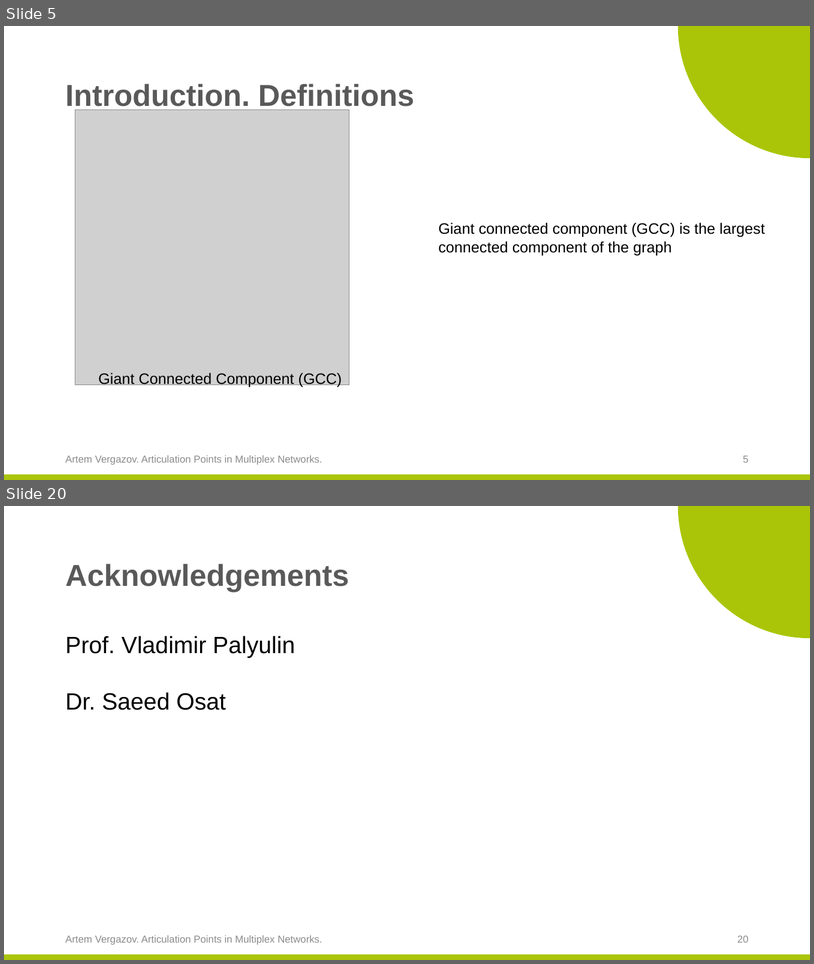
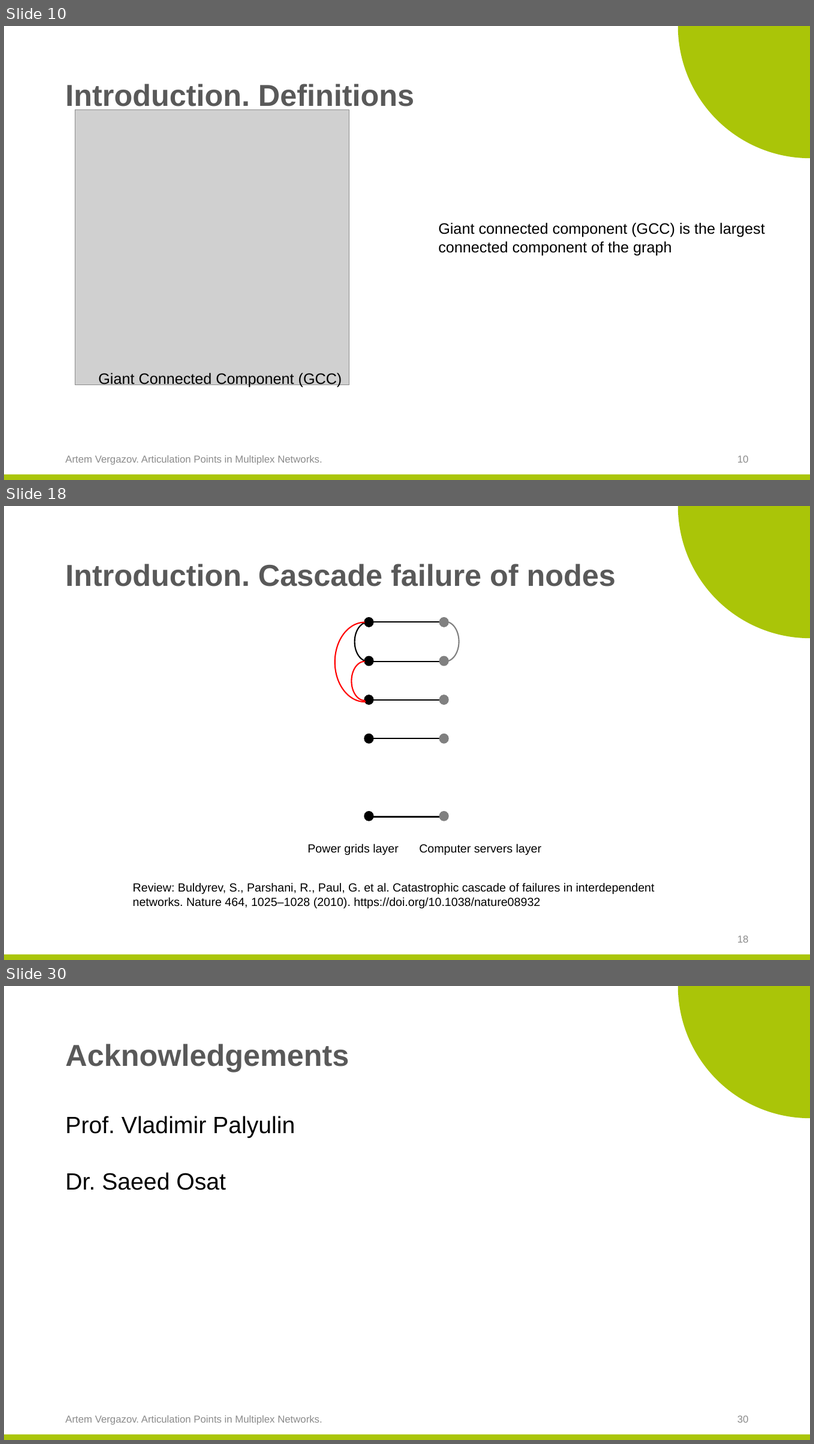
Before and after one commit to ArtemVergazov/ap_in_multiplex_networks, a slide deck: msc_predefense_template/Artem_Vergazov_predefense_April.pptx. Shown one above the other, each under a label of ours: slides 5 and 20 before the commit, slides 10, 18 and 30 after it; the slides between them are not shown. The pictures are 814x964 and 814x1444 pixels, drawn with LibreOffice and Linux fonts; fonts in the diff are those of the drawing; grey boxes stand for pictures; background and template pictures are left out. Boxes give left, top, right and bottom in pixels: in the first picture for what was removed or moved away, otherwise in the second. Text is boxed around its words. In the diff, an @@ line names an element or a change of style, - is before the commit and + after.

```diff
--- a/msc_predefense_template/Artem_Vergazov_predefense_April.pptx
+++ b/msc_predefense_template/Artem_Vergazov_predefense_April.pptx
@@ slide 18 added at <box>4,506,810,960</box>, background #FFFFFF; not listed: 2 template elements that a slide beside it also shows @@
@@ title added at <box>65,564,616,586</box>, 36 pt, text #595959, bold @@
+Introduction. Cascade failure of nodes
@@ arc (boxed as its full ellipse) added at <box>335,622,395,702</box>, outline #FF0000 1.5 pt @@
@@ arc (boxed as its full ellipse) added at <box>355,622,381,661</box>, outline #000000 1.5 pt @@
@@ ellipse added at <box>365,618,373,627</box>, fill #000000, outline #000000 2 pt @@
@@ line added from (373, 622) to (440, 622), #000000 1.5 pt @@
@@ arc (boxed as its full ellipse) added at <box>432,622,459,661</box>, outline #808080 1.5 pt @@
@@ ellipse added at <box>440,618,448,627</box>, fill #808080, outline #808080 2 pt @@
@@ arc (boxed as its full ellipse) added at <box>352,661,378,701</box>, outline #FF0000 1.5 pt @@
@@ ellipse added at <box>365,657,373,665</box>, fill #000000, outline #000000 2 pt @@
@@ line added from (374, 661) to (441, 661), #000000 1.5 pt @@
@@ ellipse added at <box>440,657,448,665</box>, fill #808080, outline #808080 2 pt @@
@@ ellipse added at <box>365,696,373,704</box>, fill #000000, outline #000000 2 pt @@
@@ line added from (374, 700) to (441, 700), #000000 1.5 pt @@
@@ ellipse added at <box>440,696,448,704</box>, fill #808080, outline #808080 2 pt @@
@@ ellipse added at <box>365,734,373,742</box>, fill #000000, outline #000000 2 pt @@
@@ line added from (373, 738) to (440, 738), #000000 1.5 pt @@
@@ ellipse added at <box>440,734,448,742</box>, fill #808080, outline #808080 2 pt @@
@@ ellipse added at <box>365,811,373,820</box>, fill #000000, outline #000000 2 pt @@
@@ ellipse added at <box>440,811,448,820</box>, fill #808080, outline #808080 2 pt @@
@@ line added from (374, 816) to (441, 816), #000000 1.5 pt @@
@@ text added at <box>308,843,399,855</box>, 14 pt, text #000000 @@
+Power grids layer
@@ text added at <box>419,843,542,855</box>, 14 pt, text #000000 @@
+Computer servers layer
@@ text added at <box>133,882,655,908</box>, 14 pt, text #000000 @@
+Review: Buldyrev, S., Parshani, R., Paul, G. et al. Catastrophic cascade of failures in interdependent networks. Nature 464, 1025–1028 (2010). https://doi.org/10.1038/nature08932
@@ page number added at <box>738,935,749,942</box>, 12 pt, text #8C8C8C @@
+18
@@ what was slide 5 is now slide 10 @@
@@ page number at <box>738,455,749,462</box>: text changed @@
-5
+10
@@ what was slide 20 is now slide 30 @@
@@ page number at <box>738,1415,749,1422</box>: text changed @@
-20
+30
```
Also in this commit, not shown: 8 slides changed, 14 other slides added, 4 slides removed, 43 other files.
